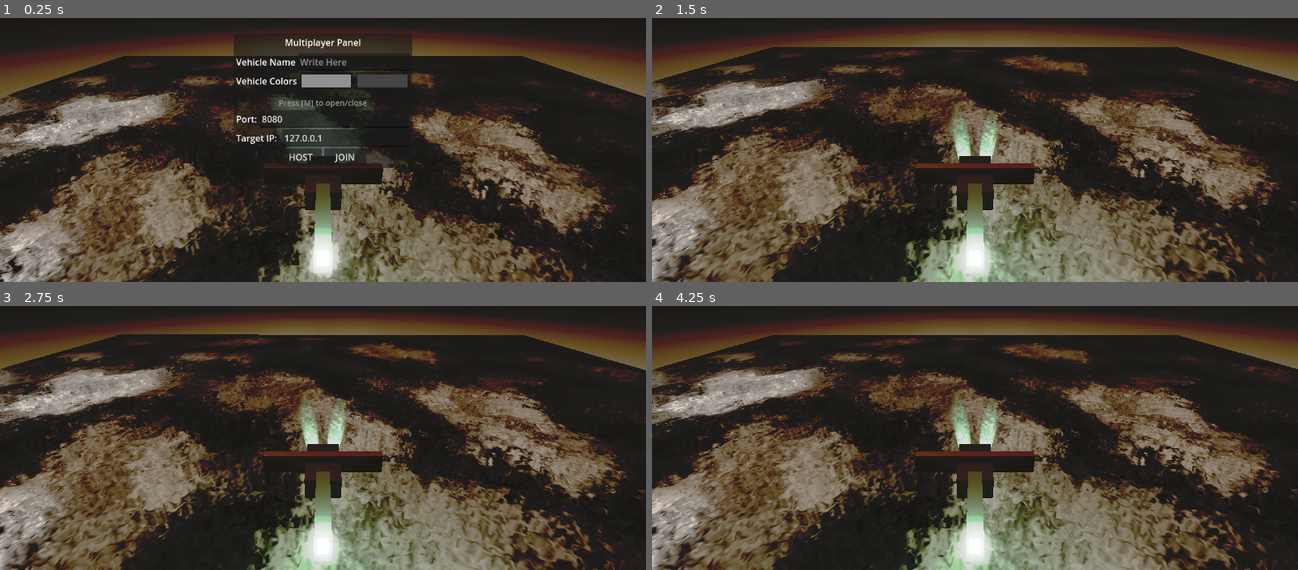
Above: before the commit, frames 1-4 (two rows, left to right).
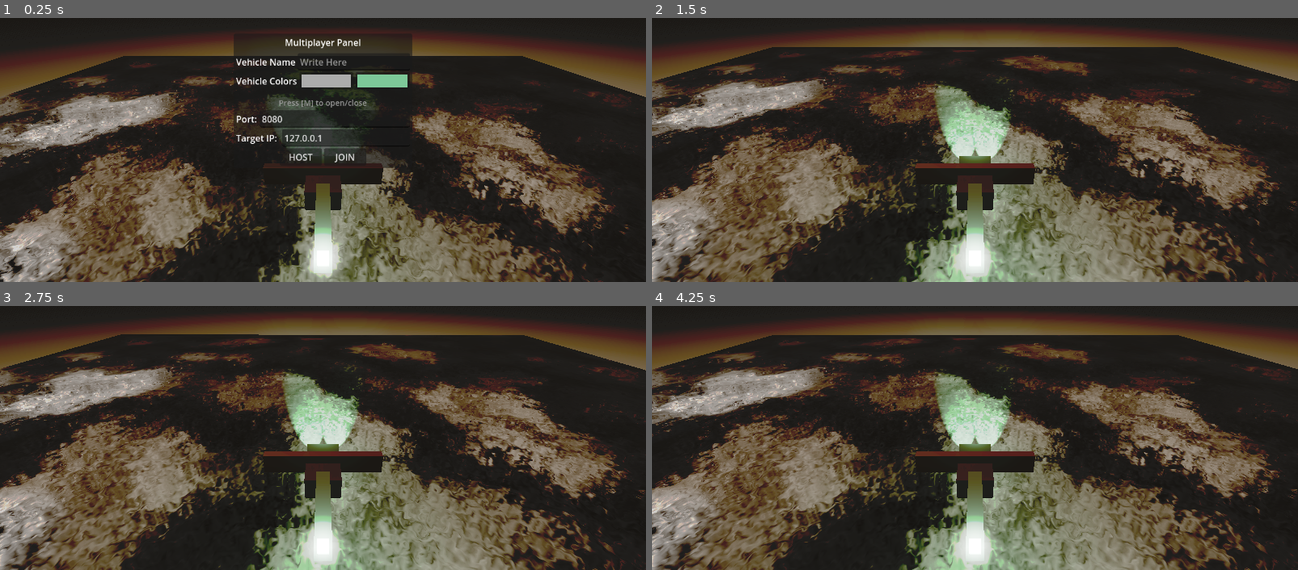
Above: after the commit, the same moments.

Repository: fracter2/here-be-le-dragon
Game: Godot game, scene res://Content/World.tscn
The game is run twice, just before and just after one commit, with the same random seed, the same clock (stepped at 60 frames per second) and the same inputs.
Inputs (mouse positions are in pixels of both pictures, inside the frame that each line leads up to):
- Up to frame 1 (0.25 s): no input
- Up to frame 2 (1.5 s): click (1007, 62) at 0.52 s; type "Alex" at 0.6 s; tap M (Menu) at 1.25 s; hold D (barrel_right) from 1.28 s (still down); tap P (flip_pitch) at 1.35 s
- Up to frame 3 (2.75 s): tap Space (thrust_up) at 2 s; release D (barrel_right) at 2.03 s; hold S (backward, bound only after the commit) from 2.03 s (still down); tap P (flip_pitch) at 2.1 s
- Up to frame 4 (4.25 s): release S (backward, bound only after the commit) at 2.78 s; hold D (barrel_right) 2.78-3.53 s; tap P (flip_pitch) at 2.85, 3.6 s; tap Enter at 3.5 s; hold W (forward, bound only after the commit) from 3.53 s (still down)

The runs differ from the first frame. In frame 1, 1.0% of the frame differs, in the area x 40-64%, y 21-88%; in frame 2, 2.9%, in the area x 37-63%, y 17-81%; in frame 3, 2.9%; in frame 4, 2.9%.

Commit message:
preemtive adding of forward flight transition and synced color and name customization

Diff:
--- a/Content/Helicopter.tscn
+++ b/Content/Helicopter.tscn
@@ -13,6 +13,9 @@
 properties/2/path = NodePath(".:rotation")
 properties/2/spawn = true
 properties/2/replication_mode = 1
+properties/3/path = NodePath("CollisionShape3D/Wings:rotation:x")
+properties/3/spawn = true
+properties/3/replication_mode = 1
 
 [sub_resource type="SceneReplicationConfig" id="SceneReplicationConfig_te4uw"]
 properties/0/path = NodePath("InputSynchronizer:input_pitch")
@@ -27,6 +30,9 @@
 properties/3/path = NodePath("InputSynchronizer:input_thrust")
 properties/3/spawn = true
 properties/3/replication_mode = 1
+properties/4/path = NodePath("InputSynchronizer:input_forward")
+properties/4/spawn = true
+properties/4/replication_mode = 1
 
 [sub_resource type="BoxShape3D" id="BoxShape3D_6r8wy"]
 size = Vector3(1.75, 1.8, 3.5)
@@ -45,6 +51,7 @@
 noise = SubResource("FastNoiseLite_te4uw")
 
 [sub_resource type="StandardMaterial3D" id="StandardMaterial3D_6r8wy"]
+resource_local_to_scene = true
 albedo_color = Color(0.674402, 0.674402, 0.674402, 1)
 metallic = 0.73
 metallic_specular = 0.0
@@ -104,6 +111,7 @@
 noise = SubResource("FastNoiseLite_pgss7")
 
 [sub_resource type="StandardMaterial3D" id="StandardMaterial3D_3thc0"]
+resource_local_to_scene = true
 metallic_specular = 0.53
 roughness = 0.66
 emission_enabled = true
@@ -166,7 +174,7 @@
 material = SubResource("StandardMaterial3D_6r8wy")
 
 [node name="SpotLight3D" type="SpotLight3D" parent="CollisionShape3D/Body"]
-transform = Transform3D(0.990268, -0.0471432, 0.130945, 0, 0.940881, 0.338738, -0.139173, -0.335441, 0.931724, -0.5, -0.61, -1.866)
+transform = Transform3D(0.990268, -0.0471431, 0.130945, 0, 0.940881, 0.338738, -0.139173, -0.335441, 0.931724, -0.5, 0.0403475, -1.866)
 light_color = Color(0.490196, 0.784314, 0.6, 1)
 light_energy = 14.4
 spot_range = 300.0
@@ -175,7 +183,7 @@
 spot_angle_attenuation = 0.267944
 
 [node name="SpotLight3D2" type="SpotLight3D" parent="CollisionShape3D/Body"]
-transform = Transform3D(0.990268, 0.0471432, -0.130945, 0, 0.940881, 0.338738, 0.139173, -0.335441, 0.931724, 0.5, -0.61, -1.866)
+transform = Transform3D(0.990268, 0.0471431, -0.130945, 0, 0.940881, 0.338738, 0.139173, -0.335441, 0.931724, 0.5, 0.0403475, -1.866)
 light_color = Color(0.490196, 0.784314, 0.6, 1)
 light_energy = 11.736
 light_size = 0.159
@@ -189,6 +197,16 @@
 operation = 2
 size = Vector3(2.11, 1.672, 1)
 material = SubResource("StandardMaterial3D_ih7gs")
+
+[node name="Cockpit Light" type="OmniLight3D" parent="CollisionShape3D/Body"]
+transform = Transform3D(1, 0, 0, 0, 1, 0, 0, 0, 1, 0, 0.76948, -1.73015)
+light_color = Color(0.490883, 0.784855, 0.599776, 1)
+light_energy = 3.761
+light_size = 3.111
+light_specular = 0.001
+light_bake_mode = 0
+omni_range = 11.622
+omni_attenuation = 2.0
 
 [node name="Backend Cutout" type="CSGBox3D" parent="CollisionShape3D/Body"]
 transform = Transform3D(1, 0, 0, 0, 0.766044, -0.642788, 0, 0.642788, 0.766044, 0, -0.851291, 1.81468)
--- a/Content/World.tscn
+++ b/Content/World.tscn
@@ -1,6 +1,7 @@
-[gd_scene load_steps=29 format=3 uid="uid://cau8xekrywn03"]
+[gd_scene load_steps=30 format=3 uid="uid://cau8xekrywn03"]
 
 [ext_resource type="PackedScene" uid="uid://d1gyep613eqe1" path="res://Content/Helicopter.tscn" id="1_k5ufn"]
+[ext_resource type="Script" uid="uid://c44yxwbqih653" path="res://Multiplayer/player_entity_manager.gd" id="2_t4kx2"]
 
 [sub_resource type="Gradient" id="Gradient_k5ufn"]
 interpolation_color_space = 1
@@ -310,6 +311,7 @@
 
 [node name="Players" type="Node3D" parent="."]
 transform = Transform3D(1, 0, 0, 0, 1, 0, 0, 0, 1, 0, 6.25382, 0)
+script = ExtResource("2_t4kx2")
 
 [node name="Menu" type="CanvasLayer" parent="."]
 
@@ -379,16 +381,18 @@
 text = "Vehicle Colors"
 
 [node name="ColorPrimary" type="ColorPickerButton" parent="Menu/Join Game Dialauge/MarginContainer/VBoxContainer/VehicleColorBox"]
+unique_name_in_owner = true
 layout_mode = 2
 size_flags_horizontal = 3
 text = "Primary"
-color = Color(0.566967, 0.566967, 0.566967, 1)
+color = Color(0.67451, 0.67451, 0.67451, 1)
 
 [node name="ColorSecondary" type="ColorPickerButton" parent="Menu/Join Game Dialauge/MarginContainer/VBoxContainer/VehicleColorBox"]
+unique_name_in_owner = true
 layout_mode = 2
 size_flags_horizontal = 3
 text = "Primary"
-color = Color(0.269857, 0.269857, 0.269857, 1)
+color = Color(0.490196, 0.784314, 0.6, 1)
 
 [node name="EmptySpace" type="Panel" parent="Menu/Join Game Dialauge/MarginContainer/VBoxContainer"]
 custom_minimum_size = Vector2(0, 8)
@@ -449,5 +453,8 @@
 text = "yo"
 script = SubResource("GDScript_hlcxu")
 
+[connection signal="text_changed" from="Menu/Join Game Dialauge/MarginContainer/VBoxContainer/VehicleNameBox/VehicleName" to="Players" method="_player_custom_name_changed"]
+[connection signal="color_changed" from="Menu/Join Game Dialauge/MarginContainer/VBoxContainer/VehicleColorBox/ColorPrimary" to="Players" method="_player_colors_changed" binds= [false]]
+[connection signal="color_changed" from="Menu/Join Game Dialauge/MarginContainer/VBoxContainer/VehicleColorBox/ColorSecondary" to="Players" method="_player_colors_changed" binds= [false]]
 [connection signal="button_down" from="Menu/Join Game Dialauge/MarginContainer/VBoxContainer/HBoxContainer/ButtonHost" to="Menu/Join Game Dialauge" method="_on_button_host_button_down"]
 [connection signal="button_down" from="Menu/Join Game Dialauge/MarginContainer/VBoxContainer/HBoxContainer/ButtonJoin" to="Menu/Join Game Dialauge" method="_on_button_join_button_down"]
--- a/Content/helicopter.gd
+++ b/Content/helicopter.gd
@@ -1,4 +1,4 @@
-extends RigidBody3D
+class_name Helicopter extends RigidBody3D
 
 @export var player_id:int = 1:
 	set(id):
@@ -20,6 +20,7 @@
 @onready var debug_thrust_pointer: MeshInstance3D = $DebugThrustPointer
 @onready var input_display: Label = $UI/InputDisplay
 @onready var multiplayer_synchronizer: MultiplayerSynchronizer = %InputSynchronizer
+@onready var wings: CSGBox3D = $CollisionShape3D/Wings
 
 # Called when the node enters the scene tree for the first time.
 func _ready() -> void:
@@ -48,3 +49,23 @@
 	apply_central_force(basis * thrust)
 
 	input_display.text = "rot: " + str(rot) + "\thrust: " + str(thrust)
+
+
+
+
+@rpc("any_peer", "call_local", "reliable")
+func sync_colors(primary_c:Color, secondary_c:Color):
+	$CollisionShape3D/Body.material.albedo_color = primary_c
+
+	$CollisionShape3D/Body/SpotLight3D.light_color = secondary_c
+	$CollisionShape3D/Body/SpotLight3D2.light_color = secondary_c
+	$"CollisionShape3D/Body/Cockpit Light".light_color = secondary_c
+
+	$"CollisionShape3D/TailJoint/Tail/Tail light".light_color = secondary_c
+	$"CollisionShape3D/TailJoint/Tail/Tail light Specular".light_color = secondary_c
+	$CollisionShape3D/TailJoint/TailEnd.material.albedo_color = secondary_c
+
+
+@rpc("any_peer", "call_local", "reliable")
+func sync_name(new_name:String):
+	$VehicleLabel.text = new_name
--- a/Multiplayer/multiplayer_input.gd
+++ b/Multiplayer/multiplayer_input.gd
@@ -5,6 +5,7 @@
 var input_barrel:float = 0
 var input_yaw:float = 0
 var input_thrust:float = 0
+var input_forward:float = 0
 
 # Called when the node enters the scene tree for the first time.
 func _ready() -> void:
@@ -18,7 +19,7 @@
 	input_barrel = Input.get_axis(&"barrel_right", &"barrel_left")
 	input_yaw = Input.get_axis(&"yaw_right", &"yaw_left")
 	input_thrust = Input.get_axis(&"thrust_down", &"thrust_up")
-
+	input_forward = Input.get_axis(&"backward", &"forward")
 
 # Called every frame. 'delta' is the elapsed time since the previous frame.
 func _physics_process(delta: float) -> void:
@@ -27,3 +28,4 @@
 	input_barrel = Input.get_axis(&"barrel_right", &"barrel_left")
 	input_yaw = Input.get_axis(&"yaw_right", &"yaw_left")
 	input_thrust = Input.get_axis(&"thrust_down", &"thrust_up")
+	input_forward = Input.get_axis(&"backward", &"forward")
--- /dev/null
+++ b/Multiplayer/player_entity_manager.gd
@@ -0,0 +1,36 @@
+extends Node3D
+
+
+# Called when the node enters the scene tree for the first time.
+func _ready() -> void:
+	pass # Replace with function body.
+
+
+# Called every frame. 'delta' is the elapsed time since the previous frame.
+func _process(delta: float) -> void:
+	pass
+
+
+
+func _player_colors_changed(color:Color, as_primary:bool):
+	var player: Helicopter = get_heli_of_id(multiplayer.get_unique_id())
+	if player == null:
+		print("no vehicle found")
+		return
+
+	player.sync_colors.rpc(%ColorPrimary.color, %ColorSecondary.color)
+
+func _player_custom_name_changed(new_text:String):
+	var player: Helicopter = get_heli_of_id(multiplayer.get_unique_id())
+	if player == null:
+		print("no vehicle found")
+		return
+
+	player.sync_name.rpc(new_text)
+
+func get_heli_of_id(id:int) -> Helicopter:
+	for child in get_children():
+		if child is Helicopter:
+			if child.player_id == id: return child
+
+	return null
--- a/project.godot
+++ b/project.godot
@@ -100,6 +100,16 @@
 "events": [Object(InputEventKey,"resource_local_to_scene":false,"resource_name":"","device":-1,"window_id":0,"alt_press …(191 unchanged characters)…
 ]
 }
+forward={
+"deadzone": 0.2,
+"events": [Object(InputEventKey,"resource_local_to_scene":false,"resource_name":"","device":-1,"window_id":0,"alt_pressed":false,"shift_pressed":false,"ctrl_pressed":false,"meta_pressed":false,"pressed":false,"keycode":0,"physical_keycode":87,"key_label":0,"unicode":119,"location":0,"echo":false,"script":null)
+]
+}
+backward={
+"deadzone": 0.2,
+"events": [Object(InputEventKey,"resource_local_to_scene":false,"resource_name":"","device":-1,"window_id":0,"alt_pressed":false,"shift_pressed":false,"ctrl_pressed":false,"meta_pressed":false,"pressed":false,"keycode":0,"physical_keycode":83,"key_label":0,"unicode":115,"location":0,"echo":false,"script":null)
+]
+}
 
 [rendering]
 
Not shown, added: Multiplayer/player_entity_manager.gd.uid
